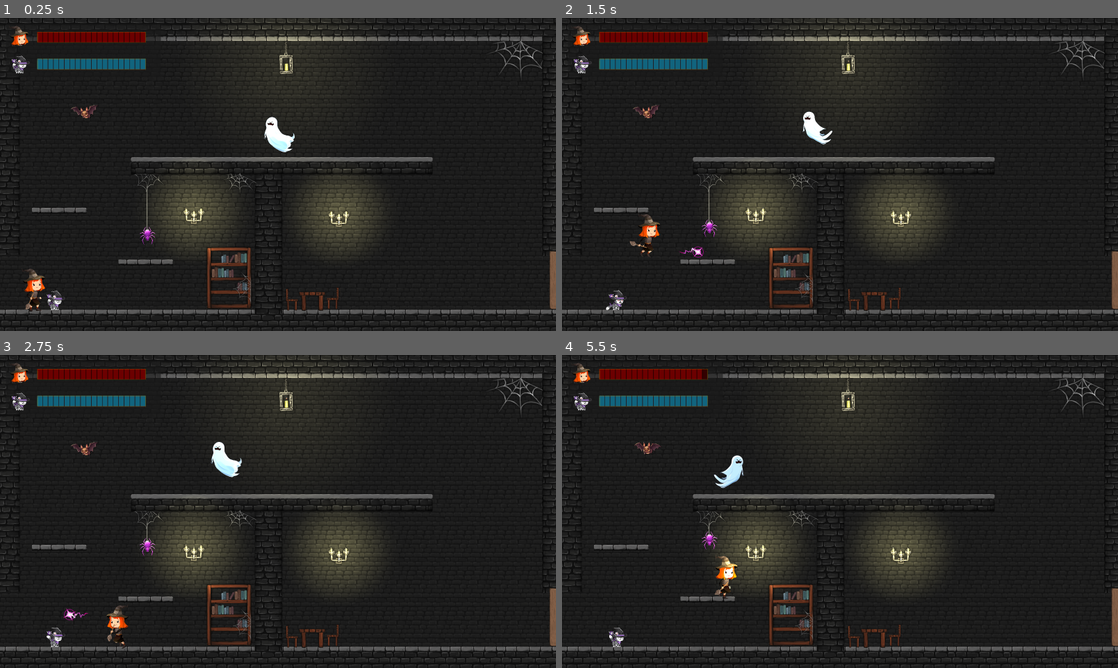
Above: before the commit, frames 1-4 (two rows, left to right).
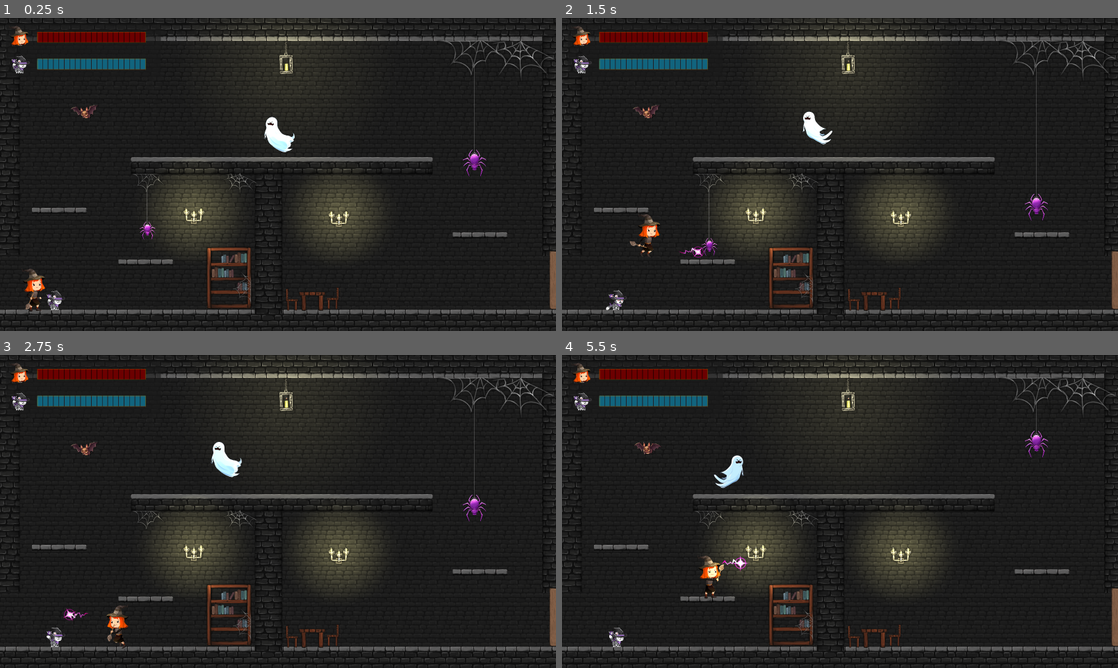
Above: after the commit, the same moments.

Repository: stellar-flame/cauldron
Game: Godot game, scene res://platformer/door1/Scene1.tscn
Two runs of this game, one before a commit and one after it. Both use one fixed random seed, a clock stepped at 60 frames per second and the inputs below.
Inputs:
- Up to frame 1 (0.25 s): no input
- Up to frame 2 (1.5 s): tap Enter (luna_jump) at 0.5, 0.77 s; hold Right (luna_right) from 0.53 s (still down); tap E (luna_attack) at 0.6 s; tap X (stella_paw_attack) at 1.35 s
- Up to frame 3 (2.75 s): tap Enter (luna_jump) at 1.52 s; release Right (luna_right) at 2.03 s; hold Left (luna_left) from 2.03 s (still down); tap E (luna_attack) at 2.1 s
- Up to frame 4 (5.5 s): release Left (luna_left) at 2.78 s; hold Right (luna_right) 2.78-4.28 s; tap X (stella_paw_attack) at 2.85, 4.35 s; tap Enter (luna_jump) at 3.02, 3.77, 4.52 s; tap E (luna_attack) at 3.6, 5.1 s; hold Left (luna_left) 4.28-5.03 s; hold Right (luna_right) from 5.03 s (still down)

The runs differ from the first frame. In frame 1, 0.6% of the frame differs, in the area x 23-100%, y 7-73%; in frame 2, 0.6%; in frame 3, 0.5%; in frame 4, 1.1%, in the area x 23-100%, y 4-78%.

Commit message:
Added big spider to scene 1

Diff:
--- a/platformer/door1/Scene1.tscn
+++ b/platformer/door1/Scene1.tscn
@@ -51,11 +51,6 @@
 [node name="Floor" parent="Scene" instance=ExtResource("4_e2gas")]
 position = Vector2(-18, 1341)
 
-[node name="Web5" type="Sprite2D" parent="Scene"]
-position = Vector2(680, 761)
-rotation = 1.5708
-texture = ExtResource("5_ud6fy")
-
 [node name="Floating_platform" parent="Scene" instance=ExtResource("6_pbipe")]
 position = Vector2(723, 639)
 
@@ -83,12 +78,6 @@
 position = Vector2(1317, 186)
 metadata/_edit_group_ = true
 
-[node name="Web2" type="Sprite2D" parent="Scene"]
-position = Vector2(2396, 200)
-scale = Vector2(2, 2)
-texture = ExtResource("10_7gsmt")
-flip_h = true
-
 [node name="LeftWall" parent="Scene" instance=ExtResource("7_7nu1t")]
 position = Vector2(-50, 131)
 metadata/_edit_group_ = true
@@ -117,6 +106,9 @@
 [node name="SimplePlatform2" parent="Scene" instance=ExtResource("11_0mrne")]
 position = Vector2(273, 885)
 
+[node name="SimplePlatform3" parent="Scene" instance=ExtResource("11_0mrne")]
+position = Vector2(2210, 998)
+
 [node name="Chair1left" type="Sprite2D" parent="Scene"]
 position = Vector2(1341.5, 1291.5)
 texture = ExtResource("12_rr2sh")
@@ -134,18 +126,35 @@
 scale = Vector2(1.5, 1.5)
 texture = ExtResource("15_i8aoe")
 
+[node name="Web1" type="Sprite2D" parent="Scene"]
+position = Vector2(146, 1585)
+texture = ExtResource("17_g30i3")
+
+[node name="Web2" type="Sprite2D" parent="Scene"]
+position = Vector2(2396, 200)
+scale = Vector2(2, 2)
+texture = ExtResource("10_7gsmt")
+flip_h = true
+
 [node name="Web3" type="Sprite2D" parent="Scene"]
 position = Vector2(1112, 1239)
 texture = ExtResource("16_mnwnb")
 
-[node name="Web1" type="Sprite2D" parent="Scene"]
-position = Vector2(146, 1585)
-texture = ExtResource("17_g30i3")
-
 [node name="Web4" type="Sprite2D" parent="Scene"]
 position = Vector2(1103, 763)
 texture = ExtResource("10_7gsmt")
 flip_h = true
+
+[node name="Web5" type="Sprite2D" parent="Scene"]
+position = Vector2(680, 761)
+rotation = 1.5708
+texture = ExtResource("5_ud6fy")
+
+[node name="Web6" type="Sprite2D" parent="Scene"]
+position = Vector2(2181, 188)
+rotation = 1.5708
+scale = Vector2(1.91993, 2.0906)
+texture = ExtResource("5_ud6fy")
 
 [node name="Path2D" type="Path2D" parent="."]
 position = Vector2(23, 30)
@@ -182,8 +191,14 @@
 position = Vector2(256, 1279)
 collision_mask = 1
 
+[node name="SpiderWithWebLarge" parent="." instance=ExtResource("26_7etp7")]
+position = Vector2(2183, 600)
+scale = Vector2(1.5, 1.5)
+range_of_movement = 180
+
 [node name="SpiderWithWeb" parent="." instance=ExtResource("26_7etp7")]
 position = Vector2(678, 953)
+range_of_movement = 100
 
 [node name="HUD" parent="." instance=ExtResource("26_gvofu")]
 
--- a/platformer/enemies/spider/Spider.gd
+++ b/platformer/enemies/spider/Spider.gd
@@ -2,8 +2,9 @@
 
 var damageable  = Damageable.new()
 var amplitude = 100  # The range of the movement
-var frequency = 2  # The speed of the movement
-var time_passed = 0  # To track the time passed
+var frequency = 1  # The speed of the movement
+var time_passed = 0 # To track the time passed
+var start_position
 
 @onready var audio = $AudioStreamPlayer2D
 @onready var sprite = $AnimatedSprite2D
@@ -11,12 +12,13 @@
 func _ready():
 	damageable.initialise(self, 5)
 	sprite.play("moving")
+	start_position = position
 
 func _physics_process(delta):
 	if (sprite.is_playing()):
 		time_passed += delta
 		var y_movement = amplitude * sin(time_passed * frequency)
-		self.position.y = y_movement
+		self.position.y = start_position.y + y_movement
 
 
 func _on_body_entered(body):
--- a/platformer/enemies/spider/Spider.tscn
+++ b/platformer/enemies/spider/Spider.tscn
@@ -32,12 +32,14 @@
 }]
 
 [node name="SpiderWithWeb" type="Node2D"]
-position = Vector2(414, 275)
+position = Vector2(439, 346)
 script = ExtResource("1_v2574")
+range_of_movement = 200
 
 [node name="Web" type="Line2D" parent="."]
+modulate = Color(1, 1, 1, 0.976471)
 width = 1.0
-default_color = Color(0.713726, 0.713726, 0.713726, 1)
+default_color = Color(0.85098, 0.85098, 0.85098, 0.431373)
 
 [node name="Spider" type="Area2D" parent="." groups=["enemy"]]
 collision_layer = 4
@@ -51,7 +53,6 @@
 scale = Vector2(0.4, 0.4)
 sprite_frames = SubResource("SpriteFrames_3lsvn")
 animation = &"moving"
-frame_progress = 0.133781
 
 [node name="AudioStreamPlayer2D" type="AudioStreamPlayer2D" parent="Spider"]
 stream = ExtResource("4_h21pl")
--- a/platformer/enemies/spider/SpiderWithWeb.gd
+++ b/platformer/enemies/spider/SpiderWithWeb.gd
@@ -2,11 +2,13 @@
 
 @onready var web = $Web
 @onready var spider = $Spider
+@export var range_of_movement = 100
 
 
 func _ready():
+	spider.amplitude = range_of_movement
 	spider.damageable.died.connect(_died)
-	web.add_point(Vector2(0, spider.position.y-180))
+	web.add_point(Vector2(0, spider.position.y-range_of_movement - 80))
 	web.add_point(Vector2(0, 100))
 
 func _process(delta):
--- a/platformer/players/luna/Spell.gd
+++ b/platformer/players/luna/Spell.gd
@@ -5,6 +5,7 @@
 
 func _ready():
 	$AnimatedSprite2D.play("shoot")
+	$AudioStreamPlayer2D.play()
 
 func _process(delta):
 	if (direction.x == -1):
--- a/platformer/players/luna/Spell.tscn
+++ b/platformer/players/luna/Spell.tscn
@@ -1,8 +1,9 @@
-[gd_scene load_steps=12 format=3 uid="uid://css5283lrvei3"]
+[gd_scene load_steps=13 format=3 uid="uid://css5283lrvei3"]
 
 [ext_resource type="Script" path="res://platformer/players/luna/Spell.gd" id="1_le4xd"]
 [ext_resource type="Texture2D" uid="uid://bbqr2etkxyiq0" path="res://assets/spells/pngegg.png" id="2_fd3ux"]
 [ext_resource type="Texture2D" uid="uid://biljjdeh6iv0b" path="res://assets/particles/effect_4_1.png" id="3_a8o24"]
+[ext_resource type="AudioStream" uid="uid://dg14ofosh5hsb" path="res://assets/audio/mixkit-spell-waves-874.wav" id="4_dtiqv"]
 
 [sub_resource type="CircleShape2D" id="CircleShape2D_ie5vk"]
 radius = 29.1204
@@ -78,5 +79,10 @@
 color = Color(0.843137, 0.156863, 0.741176, 1)
 color_ramp = SubResource("Gradient_pnq0p")
 
+[node name="AudioStreamPlayer2D" type="AudioStreamPlayer2D" parent="."]
+stream = ExtResource("4_dtiqv")
+volume_db = 1.0
+autoplay = true
+
 [connection signal="area_entered" from="." to="." method="_on_area_entered"]
 [connection signal="body_entered" from="." to="." method="_on_body_entered"]
--- a/platformer/players/stella/HitArea.gd
+++ b/platformer/players/stella/HitArea.gd
@@ -1,6 +1,7 @@
 extends Area2D
 
 @onready var collision_body = $CollisionShape2D
+@onready var audio = $AudioStreamPlayer2D
 
 func _ready():
 	collision_body.disabled = true
@@ -22,3 +23,4 @@
 func attack_enemy(obj):
 	if (obj.is_in_group("enemy")):
 		obj.damageable.take_damage(3)
+		audio.play()
--- a/platformer/players/stella/HitArea.tscn
+++ b/platformer/players/stella/HitArea.tscn
@@ -1,6 +1,7 @@
-[gd_scene load_steps=3 format=3 uid="uid://coxjdybd4cpkk"]
+[gd_scene load_steps=4 format=3 uid="uid://coxjdybd4cpkk"]
 
 [ext_resource type="Script" path="res://platformer/players/stella/HitArea.gd" id="1_3wlh2"]
+[ext_resource type="AudioStream" uid="uid://bv54tr1pp6wyk" path="res://assets/audio/sword-sound-2-36274.mp3" id="2_81ihi"]
 
 [sub_resource type="RectangleShape2D" id="RectangleShape2D_0kwuq"]
 size = Vector2(65, 80)
@@ -13,5 +14,8 @@
 shape = SubResource("RectangleShape2D_0kwuq")
 debug_color = Color(0.356863, 0.0431373, 0.443137, 0.839216)
 
+[node name="AudioStreamPlayer2D" type="AudioStreamPlayer2D" parent="."]
+stream = ExtResource("2_81ihi")
+
 [connection signal="area_entered" from="." to="." method="_on_area_entered"]
 [connection signal="body_entered" from="." to="." method="_on_body_entered"]
Not shown, changed: assets/assets.txt
Not shown, added: assets/audio/mixkit-spell-waves-874.wav.import
Not shown, added: assets/audio/sword-sound-2-36274.mp3.import
Binary file added: assets/spiders/spider05.png
Not shown, added: assets/spiders/spider05.png.import
Not shown, added: magic-smite-6012.mp3.import
Not shown, added: magic-surprise-145912.mp3.import
Not shown, changed: assets/.DS_Store
Not shown, added: assets/audio/mixkit-spell-waves-874.wav
Not shown, added: assets/audio/sword-sound-2-36274.mp3
Not shown, added: magic-smite-6012.mp3
Not shown, added: magic-surprise-145912.mp3
